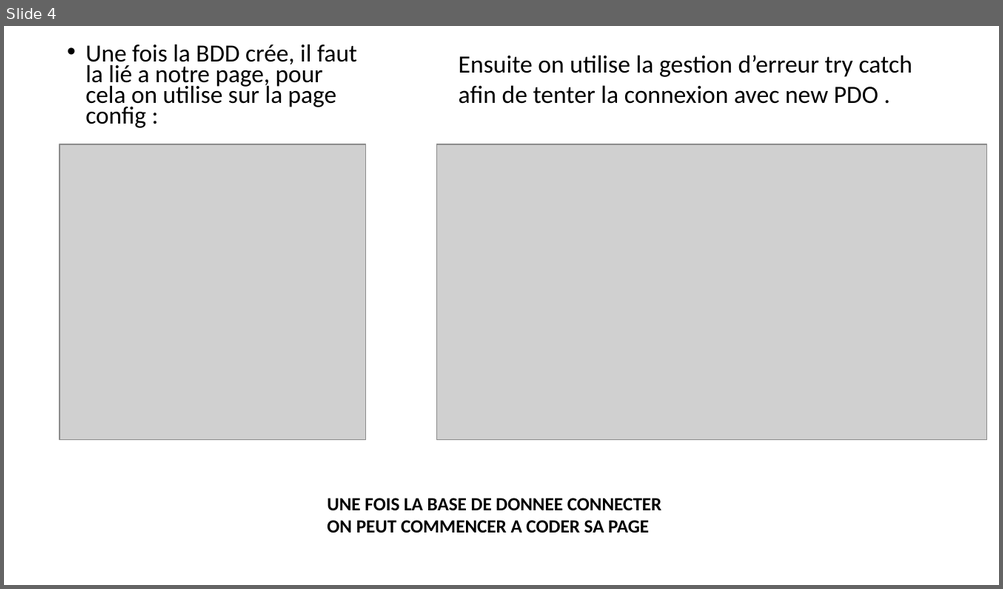
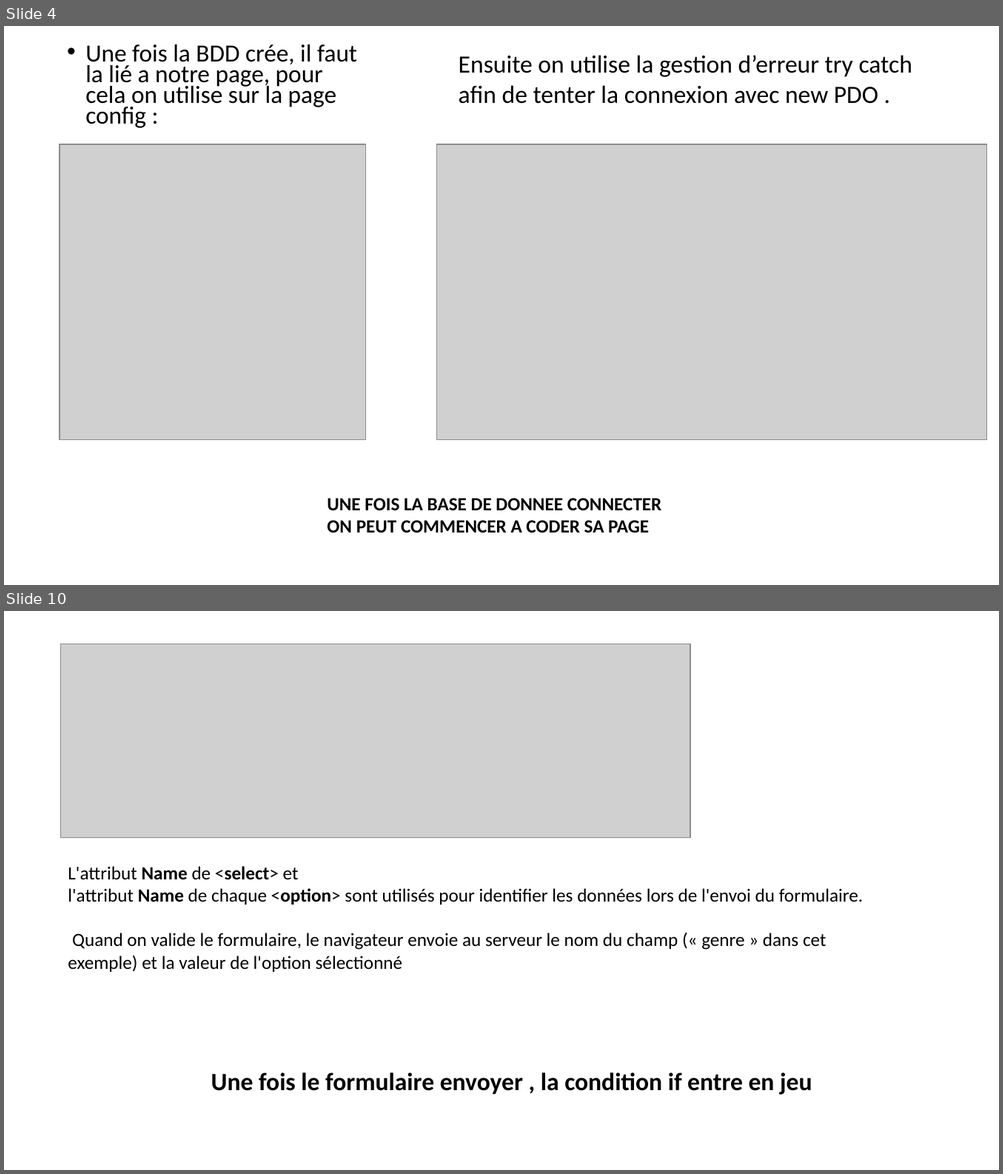
Before and after one commit to yamsmdj/OnePiece, a slide deck: bd/ONE PIECE.pptx. Shown one above the other, each under a label of ours: slide 4 before the commit, slides 4 and 10 after it; the slides between them are not shown. The pictures are 1003x589 and 1003x1174 pixels, drawn with LibreOffice and Linux fonts; fonts in the diff are those of the drawing; grey boxes stand for pictures. Boxes give left, top, right and bottom in pixels: in the first picture for what was removed or moved away, otherwise in the second. Text is boxed around its words. In the diff, an @@ line names an element or a change of style, - is before the commit and + after.

```diff
--- a/bd/ONE PIECE.pptx
+++ b/bd/ONE PIECE.pptx
@@ slide 10 added at (4, 611, 999, 1170), background #FFFFFF @@
@@ picture added at (61, 644, 691, 837) @@
@@ text added at (68, 866, 862, 972), 18 pt, text #000000 @@
+L'attribut Name de <select> et
+l'attribut Name de chaque <option> sont utilisés pour identifier les données lors de l'envoi du formulaire.
+Quand on valide le formulaire, le navigateur envoie au serveur le nom du champ (« genre » dans cet exemple) et la valeur de l'option sélectionné
@@ text added at (211, 1073, 811, 1095), 24 pt, text #000000, bold @@
+Une fois le formulaire envoyer , la condition if entre en jeu
```
Also in this commit, not shown: 5 slides changed, 5 other slides added, 12 other files.
